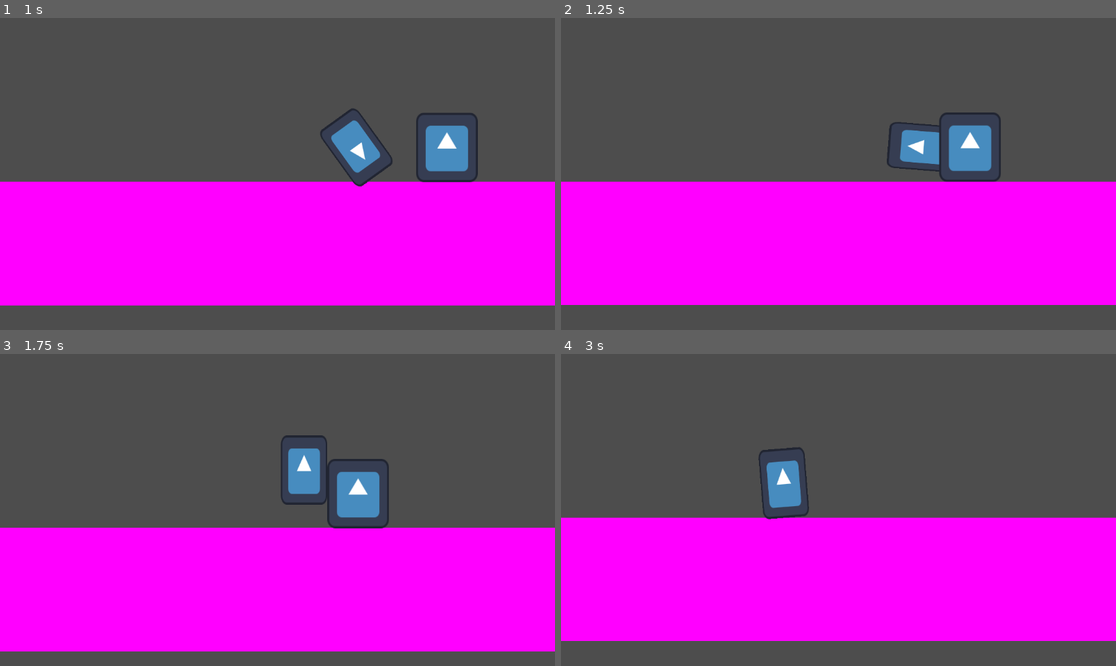
Above: before the commit, frames 1-4 (two rows, left to right).
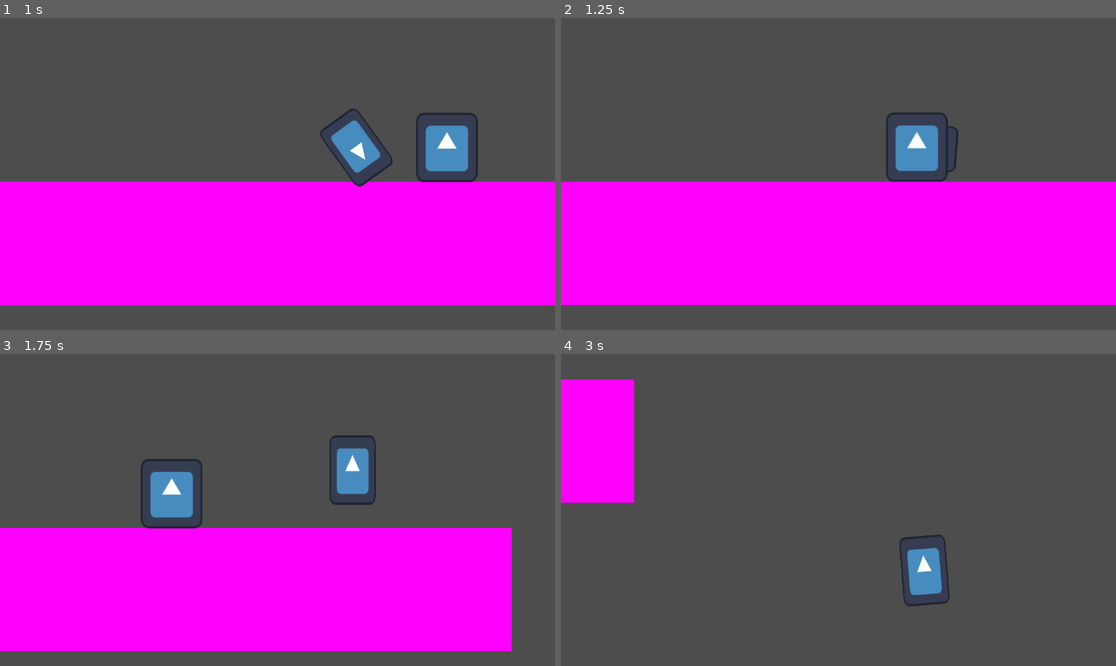
Above: after the commit, the same moments.

Repository: CodeScratcher/soulslike
Game: Godot game, scene res://Levels/test_scene.tscn
Two runs of this game, one before a commit and one after it. Both use one fixed random seed, a clock stepped at 60 frames per second and the inputs below. The engine's default icon, where the game draws it, is replaced by a stand-in: a white triangle on a blue panel in a dark square.
Inputs:
- Up to frame 1 (1 s): hold D (right) from 0.53 s (still down); hold Space (roll) from 0.53 s (still down); tap W (jump) at 0.77 s
- Up to frame 2 (1.25 s): keep holding D (right); keep holding Space (roll)
- Up to frame 3 (1.75 s): keep holding D (right); release Space (roll) at 1.28 s; tap Space (roll) at 1.35 s; tap W (jump) at 1.52 s
- Up to frame 4 (3 s): release D (right) at 2.03 s; hold A (left) 2.03-2.78 s; hold Space (roll) 2.03-2.78 s; hold D (right) from 2.78 s (still down); tap Space (roll) at 2.85 s

Frame 1 is identical in both runs. In frame 2, 2.4% of the frame differs, in the area x 58-80%, y 30-53%; in frame 3, 7.4%; in frame 4, 46%, in the area x 0-100%, y 8-92%.

Commit message:
made player work?

Diff:
--- a/Objects/Player.tscn
+++ b/Objects/Player.tscn
@@ -39,7 +39,7 @@
 tracks/2/interp = 1
 tracks/2/loop_wrap = true
 tracks/2/keys = {
-"times": PackedFloat32Array(0.2, 0.8),
+"times": PackedFloat32Array(-0.1, 1),
 "transitions": PackedFloat32Array(1, 1),
 "update": 1,
 "values": [1, 5]
@@ -54,7 +54,7 @@
 size = Vector2(3, 3)
 
 [node name="Player" type="CharacterBody2D"]
-collision_mask = 5
+collision_layer = 8
 script = ExtResource("1_ck7nh")
 metadata/_edit_horizontal_guides_ = [-24.0]
 
Not shown: 1 places in Objects/Player.tscn that only renumber resources
